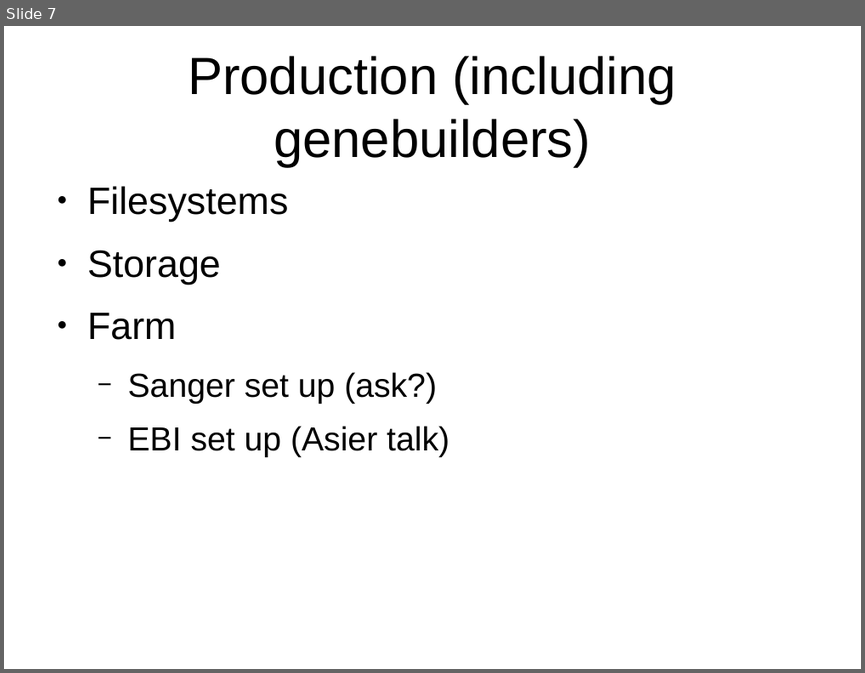
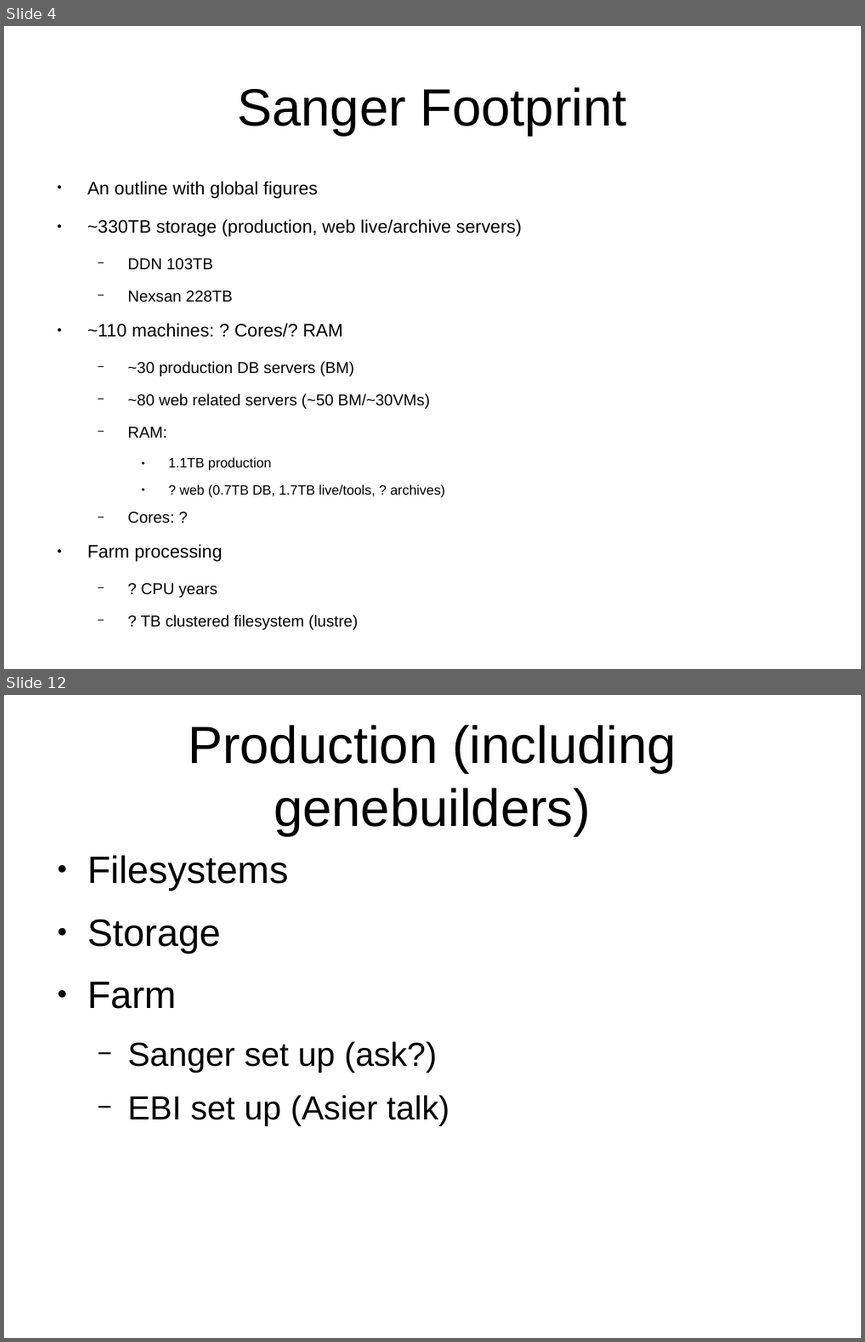
Before and after one commit to avullo/ensembl-migration-pm, a slide deck: data-review-10-16/talk.odp. Shown one above the other, each under a label of ours: slide 7 before the commit, slides 4 and 12 after it; the slides between them are not shown. The pictures are 865x673 and 865x1342 pixels, drawn with LibreOffice and Linux fonts; fonts in the diff are those of the drawing; background and template pictures are left out. Boxes give left, top, right and bottom in pixels: in the first picture for what was removed or moved away, otherwise in the second. Text is boxed around its words. In the diff, an @@ line names an element or a change of style, - is before the commit and + after.

Commit message:
Worked on intro and archives.

```diff
--- a/data-review-10-16/talk.odp
+++ b/data-review-10-16/talk.odp
@@ slide 4 added at [4,26,861,669], background #FFFFFF @@
@@ title added at [237,87,627,136], 44 pt, text #000000 @@
+Sanger Footprint
@@ text added at [87,181,522,630], 13.3 pt, text #000000 @@
+● An outline with global figures
+● ~330TB storage (production, web live/archive servers)
+  − DDN 103TB
+  − Nexsan 228TB
+● ~110 machines: ? Cores/? RAM
+  − ~30 production DB servers (BM)
+  − ~80 web related servers (~50 BM/~30VMs)
+  − RAM:
+    ● 1.1TB production
+    ● ? web (0.7TB DB, 1.7TB live/tools, ? archives)
+  − Cores: ?
+● Farm processing
+  − ? CPU years
+  − ? TB clustered filesystem (lustre)
@@ what was slide 7 is now slide 12 @@
```
Also in this commit, not shown: 2 slides changed, 7 other slides added, 3 slides removed, 2 other files.
